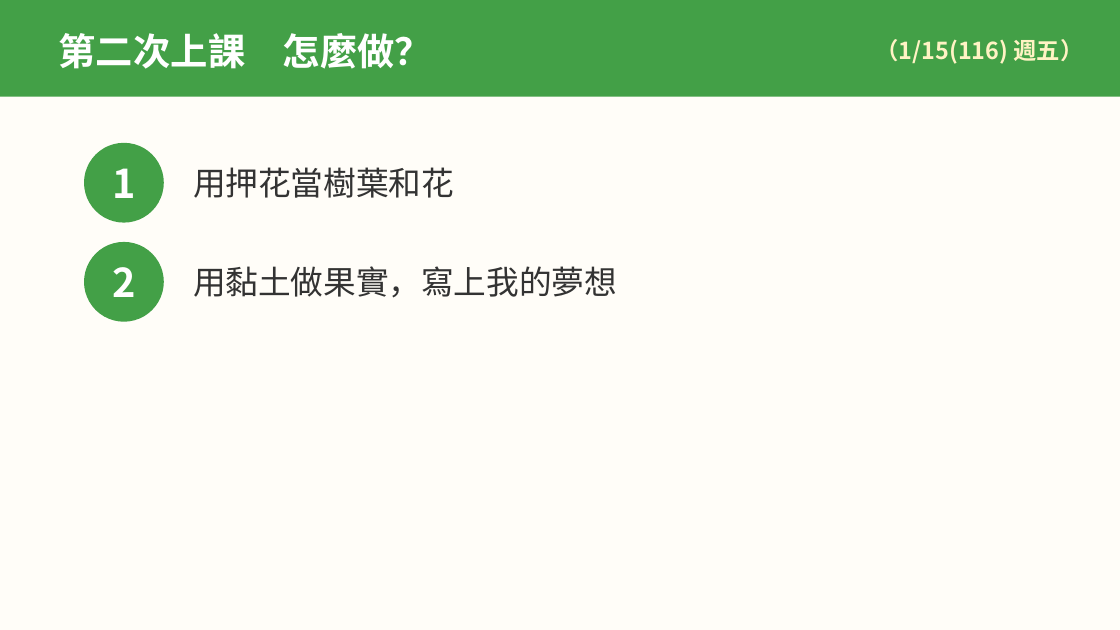
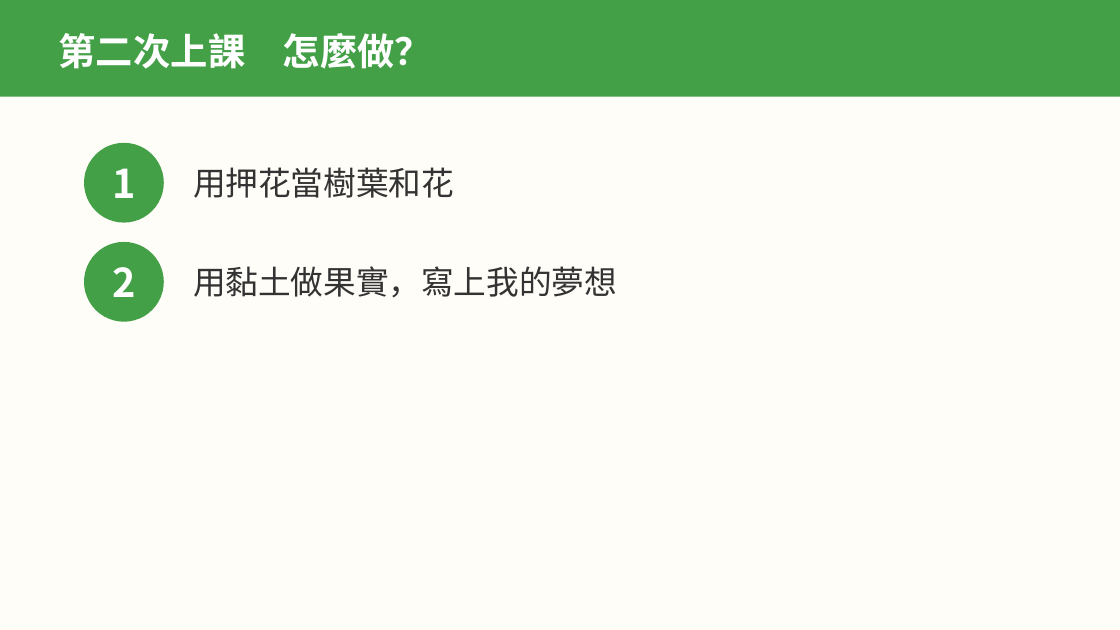
Before and after one commit to serina168/mandala-beginner, a slide deck: slide 5 of 上課簡報_作品8_我的生命樹.pptx. Drawn at 1120x630 pixels with LibreOffice and Linux fonts; fonts in the diff are those of the drawing. Boxes give left, top, right and bottom in pixels: in the first picture for what was removed or moved away, otherwise in the second. Text is boxed around its words. In the diff, an @@ line names an element or a change of style, - is before the commit and + after.

```diff
--- a/上課簡報_作品8_我的生命樹.pptx
+++ b/上課簡報_作品8_我的生命樹.pptx
@@ text removed at [875, 39, 1084, 64] @@
-（1/15(116) 週五）
```
Also in this commit, not shown: 2 other slides changed, 12 other files.
